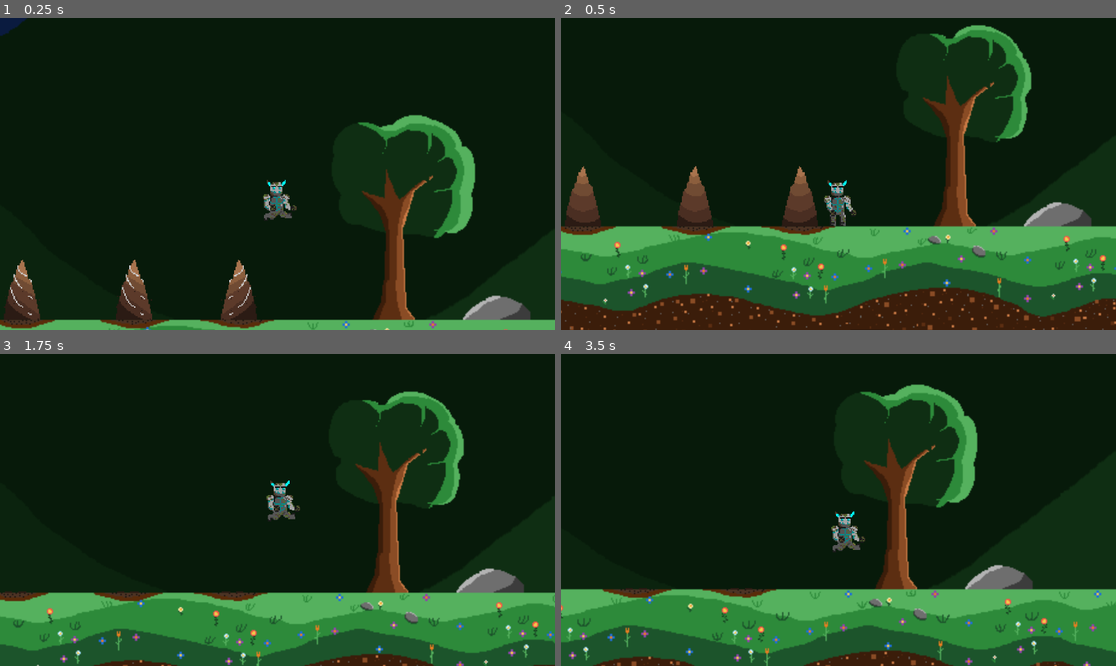
Above: before the commit, frames 1-4 (two rows, left to right).
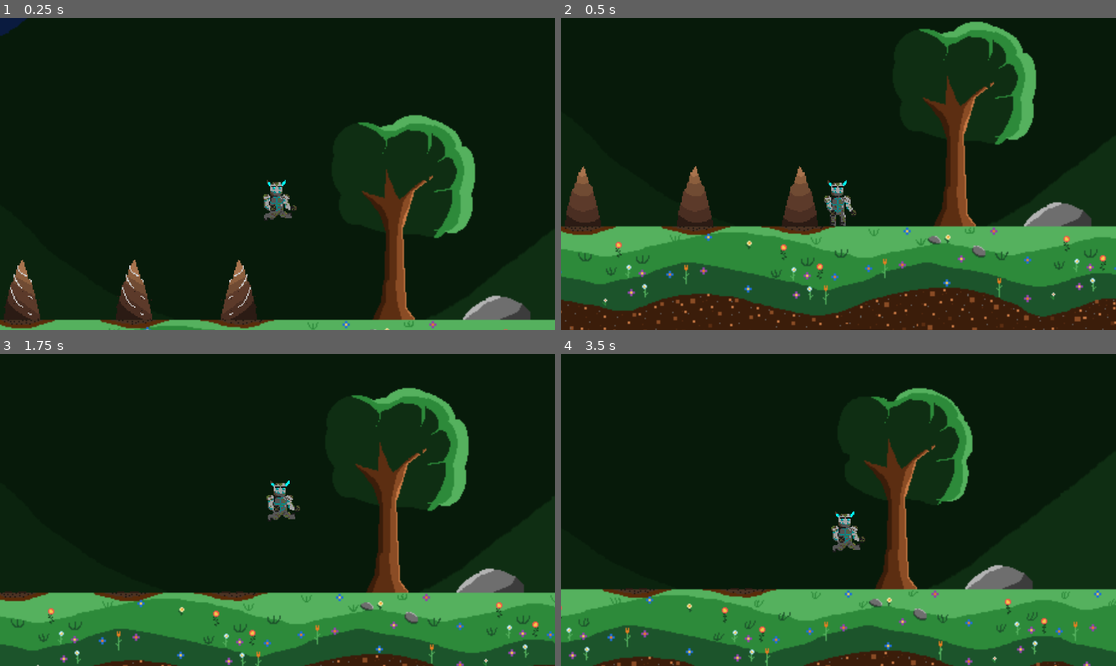
Above: after the commit, the same moments.

Repository: Eric-NS/KhaosDoom-Remaster
Game: Godot game, scene res://scenes/stage1.tscn
Same seed, same stepped clock (60 frames per second), same inputs: the game is played once before the commit and once after it. The project has no main scene, so this scene is started directly.
Inputs:
- Up to frame 1 (0.25 s): no input
- Up to frame 2 (0.5 s): no input
- Up to frame 3 (1.75 s): hold D (right) from 0.53 s (still down); tap P (melee) at 0.6 s; tap W (jump) at 0.77, 1.52 s; tap Q (special) at 1.35 s
- Up to frame 4 (3.5 s): release D (right) at 2.03 s; hold A (left) 2.03-2.78 s; tap P (melee) at 2.1 s; hold D (right) from 2.78 s (still down); tap Q (special) at 2.85 s; tap W (jump) at 3.02 s

Frame 1 is identical in both runs. In frame 2, 1.1% of the frame differs, in the area x 3-99%, y 1-93%; in frame 3, 1.1%; in frame 4, 1.0%.

Commit message:
pincho grandeeeeee

Diff:
--- /dev/null
+++ b/objects/pincho_grande.tscn
@@ -0,0 +1,60 @@
+[gd_scene format=3 uid="uid://wrycvq11m1hl"]
+
+[ext_resource type="Script" uid="uid://4j1huj70f0ck" path="res://scripts/animacion.gd" id="1_snp7d"]
+[ext_resource type="Texture2D" uid="uid://j5wh6f81eucs" path="res://sprites/Pinchogrande.png" id="2_661vc"]
+
+[sub_resource type="RectangleShape2D" id="RectangleShape2D_qy8bk"]
+size = Vector2(48, 65)
+
+[sub_resource type="Animation" id="Animation_snp7d"]
+resource_name = "RESET"
+length = 2.6
+loop_mode = 1
+tracks/0/type = "value"
+tracks/0/imported = false
+tracks/0/enabled = true
+tracks/0/path = NodePath("Sprite2D:frame")
+tracks/0/interp = 1
+tracks/0/loop_wrap = true
+tracks/0/keys = {
+"times": PackedFloat32Array(0, 0.2, 0.4, 0.6, 0.8, 1, 1.2, 1.4, 1.6, 1.8, 2, 2.2, 2.4),
+"transitions": PackedFloat32Array(1, 1, 1, 1, 1, 1, 1, 1, 1, 1, 1, 1, 1),
+"update": 1,
+"values": [0, 1, 2, 3, 4, 5, 6, 7, 8, 9, 10, 11, 12]
+}
+tracks/1/type = "value"
+tracks/1/imported = false
+tracks/1/enabled = true
+tracks/1/path = NodePath("CollisionShape2D:disabled")
+tracks/1/interp = 1
+tracks/1/loop_wrap = true
+tracks/1/keys = {
+"times": PackedFloat32Array(0, 0.46666667, 1.4666667),
+"transitions": PackedFloat32Array(1, 1, 1),
+"update": 1,
+"values": [true, false, true]
+}
+
+[sub_resource type="AnimationLibrary" id="AnimationLibrary_661vc"]
+_data = {
+&"RESET": SubResource("Animation_snp7d")
+}
+
+[node name="PinchoGrande" type="Area2D" unique_id=837083125 groups=["enemy"]]
+collision_layer = 2
+collision_mask = 0
+script = ExtResource("1_snp7d")
+
+[node name="Sprite2D" type="Sprite2D" parent="." unique_id=1130298961]
+texture_filter = 1
+texture = ExtResource("2_661vc")
+hframes = 13
+
+[node name="CollisionShape2D" type="CollisionShape2D" parent="." unique_id=2025091656]
+position = Vector2(1, 12.5)
+shape = SubResource("RectangleShape2D_qy8bk")
+disabled = true
+debug_color = Color(0.99013716, 0, 0.287664, 0.41960785)
+
+[node name="AnimationPlayer" type="AnimationPlayer" parent="." unique_id=1692900272]
+libraries/ = SubResource("AnimationLibrary_661vc")
--- a/scenes/stage1.tscn
+++ b/scenes/stage1.tscn
@@ -13,6 +13,7 @@
 [ext_resource type="PackedScene" uid="uid://biqvsglslyl7u" path="res://objects/golem.tscn" id="10_4rt7r"]
 [ext_resource type="PackedScene" uid="uid://cqgqshruhsraa" path="res://objects/tronco.tscn" id="11_5jilv"]
 [ext_resource type="PackedScene" uid="uid://colxya775vb73" path="res://objects/pincho.tscn" id="12_212wl"]
+[ext_resource type="PackedScene" uid="uid://wrycvq11m1hl" path="res://objects/pincho_grande.tscn" id="14_4rt7r"]
 
 [sub_resource type="Animation" id="Animation_003fr"]
 resource_name = "default"
@@ -192,6 +193,7 @@
 
 [node name="AnimationPlayer" type="AnimationPlayer" parent="Fondo" unique_id=1214515364]
 libraries/ = SubResource("AnimationLibrary_6pk31")
+speed_scale = 0.5
 
 [node name="Colisiones" type="Node2D" parent="." unique_id=1139013051]
 
@@ -317,3 +319,6 @@
 [node name="Pincho3" parent="." unique_id=262896368 instance=ExtResource("12_212wl")]
 position = Vector2(1312, 612)
 espejo = true
+
+[node name="PinchoGrande" parent="." unique_id=1590570699 instance=ExtResource("14_4rt7r")]
+position = Vector2(1791, 592)
